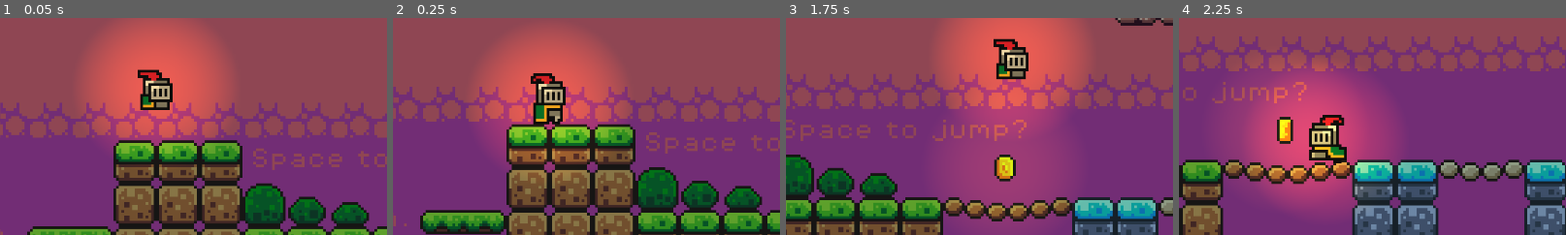
Above: before the commit, frames 1-4 (left to right).
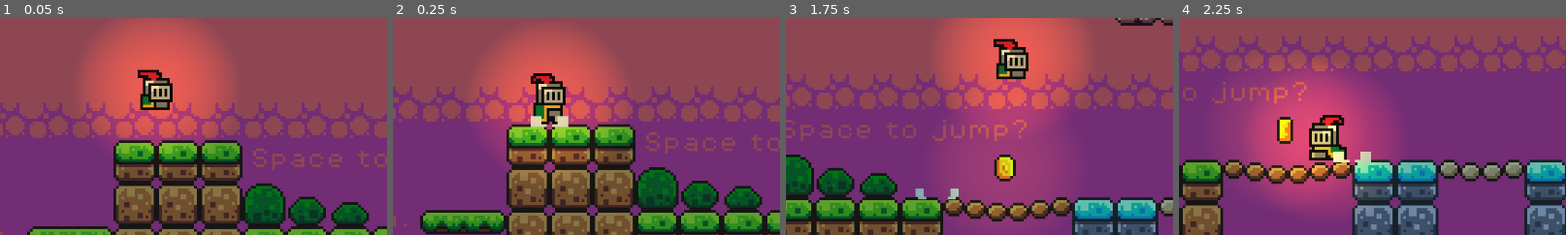
Above: after the commit, the same moments.

Repository: compactcola/Knight-Night
Game: Godot game, scene res://Scenes/game.tscn
Same seed, same stepped clock (60 frames per second), same inputs: the game is played once before the commit and once after it.
Inputs:
- Up to frame 1 (0.05 s): no input
- Up to frame 2 (0.25 s): no input
- Up to frame 3 (1.75 s): hold D (move_right) from 0.53 s (still down); tap Space (jump) at 0.77, 1.52 s
- Up to frame 4 (2.25 s): release D (move_right) at 2.03 s; hold A (move_left) from 2.03 s (still down)
The pictures show only the part of the screen within x 30-80%, y 50-100%; the shares and areas given below are measured in that part.

Frame 1 is identical in both runs. In frame 2, 0.4% of the frame differs, in the area x 35-46%, y 45-51%; in frame 3, 0.2%; in frame 4, 0.3%.

Commit message:
adding landing smoke effect
little animated dust cloud whenever the player lands, asset made by myself

Diff:
--- /dev/null
+++ b/Scenes/landing_fx.gd
@@ -0,0 +1,6 @@
+extends AnimatedSprite2D
+
+func _ready():
+	play("default")
+	await animation_finished
+	queue_free()
--- /dev/null
+++ b/Scenes/landing_fx.tscn
@@ -0,0 +1,62 @@
+[gd_scene format=3 uid="uid://dgpthtasl1obw"]
+
+[ext_resource type="Texture2D" uid="uid://d2w5dqf2vv7yq" path="res://Assets/sprites/smoke_landing_spritesheet.png" id="1_vm2uj"]
+[ext_resource type="Script" uid="uid://dg6e6o4r6nqv6" path="res://Scenes/landing_fx.gd" id="2_jglfw"]
+
+[sub_resource type="AtlasTexture" id="AtlasTexture_jglfw"]
+atlas = ExtResource("1_vm2uj")
+region = Rect2(0, 0, 32, 16)
+
+[sub_resource type="AtlasTexture" id="AtlasTexture_3yjx4"]
+atlas = ExtResource("1_vm2uj")
+region = Rect2(32, 0, 32, 16)
+
+[sub_resource type="AtlasTexture" id="AtlasTexture_3oyu2"]
+atlas = ExtResource("1_vm2uj")
+region = Rect2(64, 0, 32, 16)
+
+[sub_resource type="AtlasTexture" id="AtlasTexture_x4gph"]
+atlas = ExtResource("1_vm2uj")
+region = Rect2(96, 0, 32, 16)
+
+[sub_resource type="AtlasTexture" id="AtlasTexture_lnp4t"]
+atlas = ExtResource("1_vm2uj")
+region = Rect2(128, 0, 32, 16)
+
+[sub_resource type="AtlasTexture" id="AtlasTexture_pc1je"]
+atlas = ExtResource("1_vm2uj")
+region = Rect2(160, 0, 32, 16)
+
+[sub_resource type="SpriteFrames" id="SpriteFrames_dacj3"]
+animations = [{
+"frames": [{
+"duration": 1.0,
+"texture": SubResource("AtlasTexture_jglfw")
+}, {
+"duration": 1.0,
+"texture": SubResource("AtlasTexture_3yjx4")
+}, {
+"duration": 1.0,
+"texture": SubResource("AtlasTexture_3oyu2")
+}, {
+"duration": 1.0,
+"texture": SubResource("AtlasTexture_x4gph")
+}, {
+"duration": 1.0,
+"texture": SubResource("AtlasTexture_lnp4t")
+}, {
+"duration": 1.0,
+"texture": SubResource("AtlasTexture_pc1je")
+}],
+"loop": 0,
+"name": &"default",
+"speed": 12.0
+}]
+
+[node name="landing_fx" type="AnimatedSprite2D" unique_id=294275462]
+z_index = 6
+sprite_frames = SubResource("SpriteFrames_dacj3")
+autoplay = "default"
+frame = 5
+frame_progress = 1.0
+script = ExtResource("2_jglfw")
--- a/Scripts/player.gd
+++ b/Scripts/player.gd
@@ -6,6 +6,7 @@
 
 # Get the gravity from the project settings to be synced with RigidBody nodes.
 var gravity = ProjectSettings.get_setting("physics/2d/default_gravity")
+var is_falling = false
 
 @onready var animated_sprite = $AnimatedSprite2D
 
@@ -13,6 +14,11 @@
 	# Add the gravity.
 	if not is_on_floor():
 		velocity.y += gravity * delta
+		is_falling = true
+
+	if is_falling and is_on_floor():
+		is_falling = false
+		landing_fx()
 
 	# Handle jump.
 	if Input.is_action_just_pressed("jump") and is_on_floor():
@@ -40,3 +46,14 @@
 		velocity.x = move_toward(velocity.x, 0, SPEED)
 
 	move_and_slide()
+
+const LANDING_SCENE = preload("res://scenes/landing_fx.tscn")
+
+func landing_fx():
+	var landing = LANDING_SCENE.instantiate()
+	landing.process_mode = PROCESS_MODE_ALWAYS
+
+	landing.global_position.x = self.global_position.x
+	landing.global_position.y = self.global_position.y - 7
+
+	get_tree().current_scene.add_child(landing)
Binary file added: Assets/sprites/smoke_landing_spritesheet.aseprite
Binary file added: Assets/sprites/smoke_landing_spritesheet.png
Not shown, added: Assets/sprites/smoke_landing_spritesheet.png.import
Not shown, added: Scenes/landing_fx.gd.uid
Not shown, added: Scenes/player.tscn1370583463.tmp
Not shown, added: Scenes/player.tscn1414380372.tmp
Not shown, added: Scenes/player.tscn1437419061.tmp
